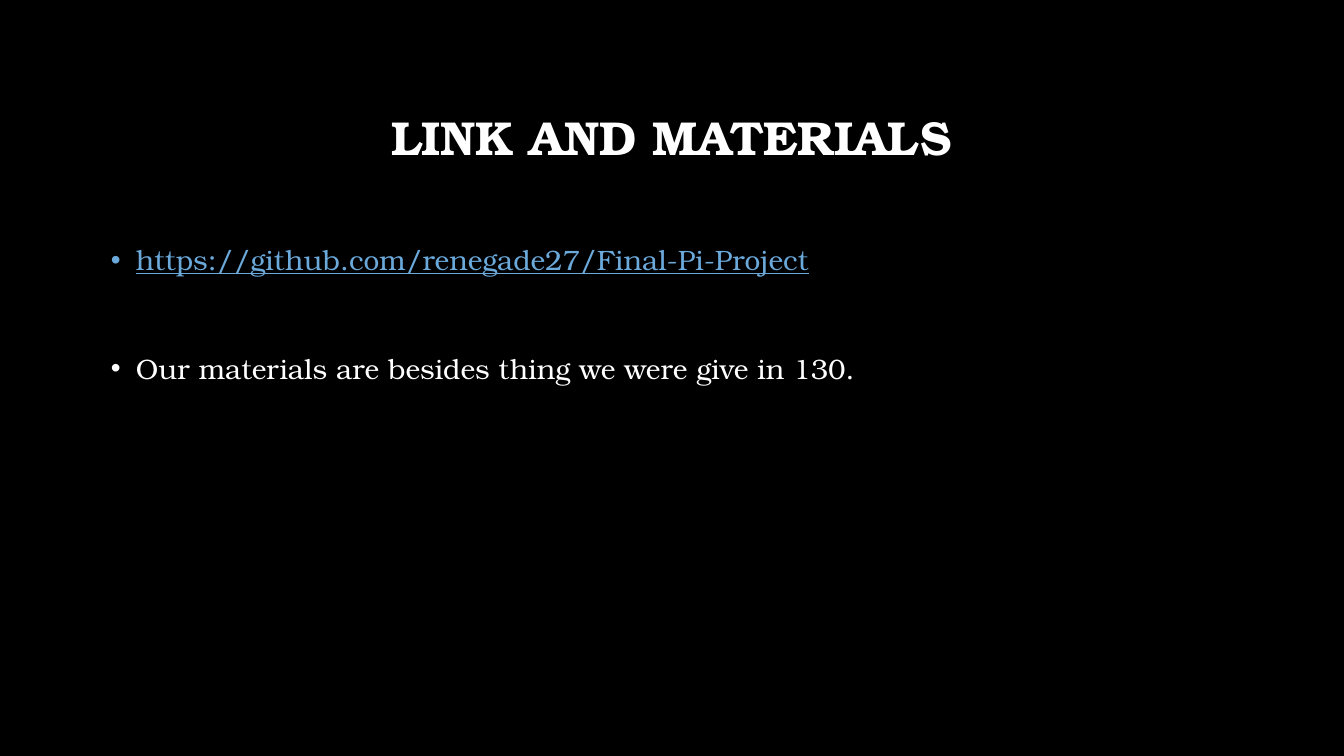
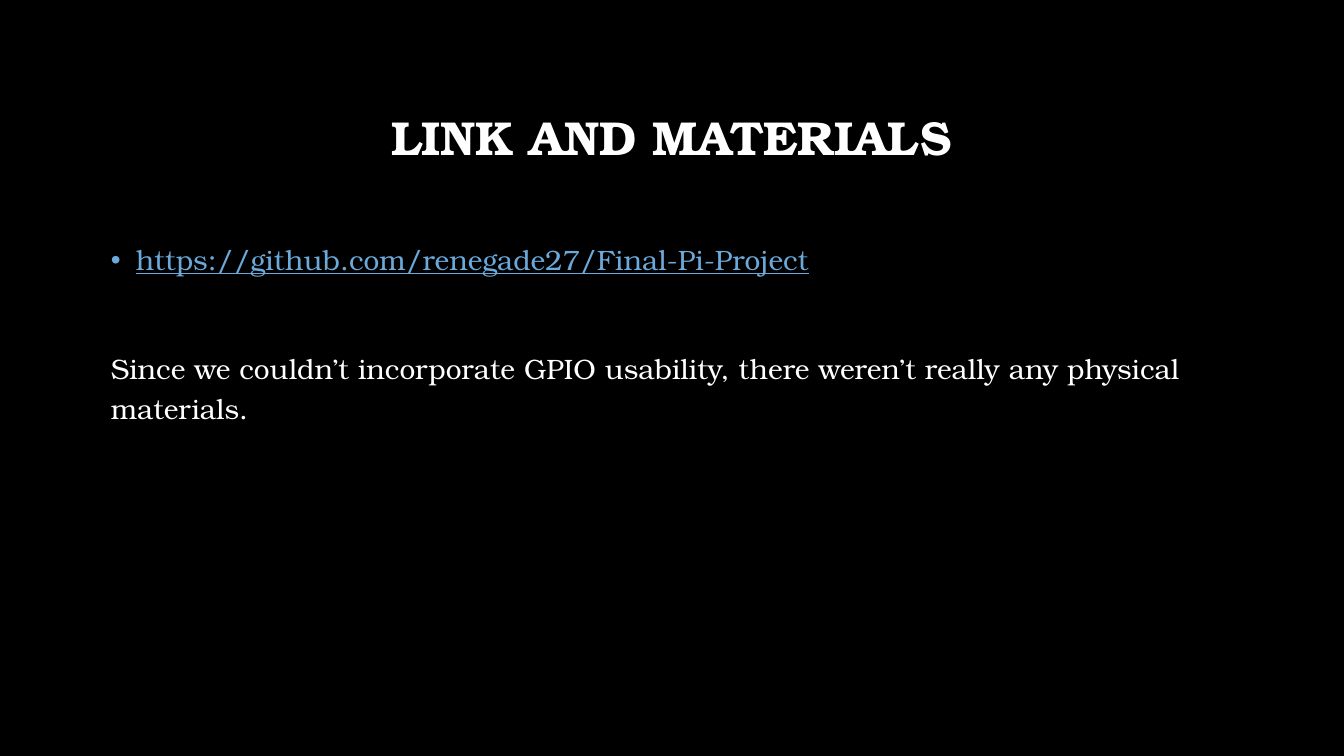
Before and after one commit to jacobryans/Final-Pi-Project, a slide deck: slide 3 of Raspberry Pi Final Project.pptx. Drawn at 1344x756 pixels with LibreOffice and Linux fonts; fonts in the diff are those of the drawing; background and template pictures are left out. Boxes give left, top, right and bottom in pixels: in the first picture for what was removed or moved away, otherwise in the second. Text is boxed around its words. In the diff, an @@ line names an element or a change of style, - is before the commit and + after.

```diff
--- a/Raspberry Pi Final Project.pptx
+++ b/Raspberry Pi Final Project.pptx
@@ text at [111,359,1179,420]: text changed @@
-• Our materials are besides thing we were give in 130.
+Since we couldn’t incorporate GPIO usability, there weren’t really any physical materials.
```
Also in this commit, not shown: 5 other slides changed, 2 slides added, 3 slides removed, 2 other files.
